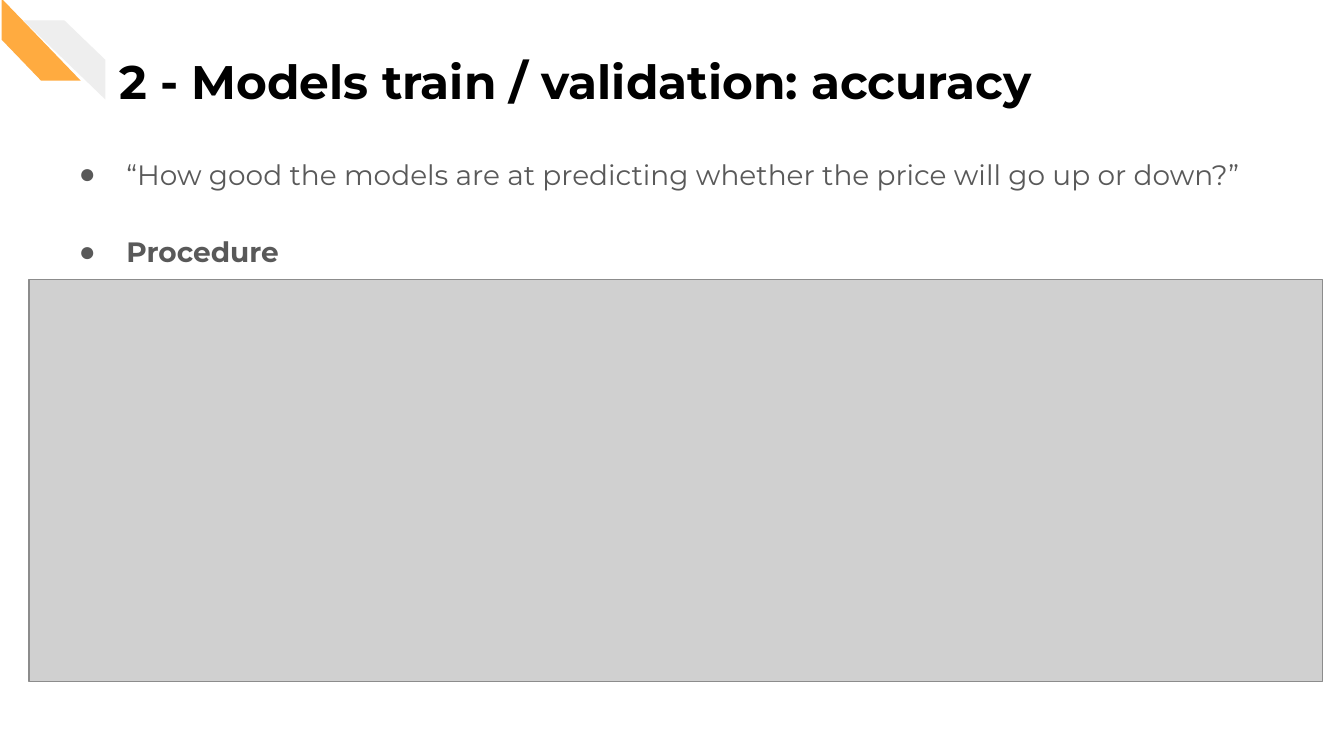
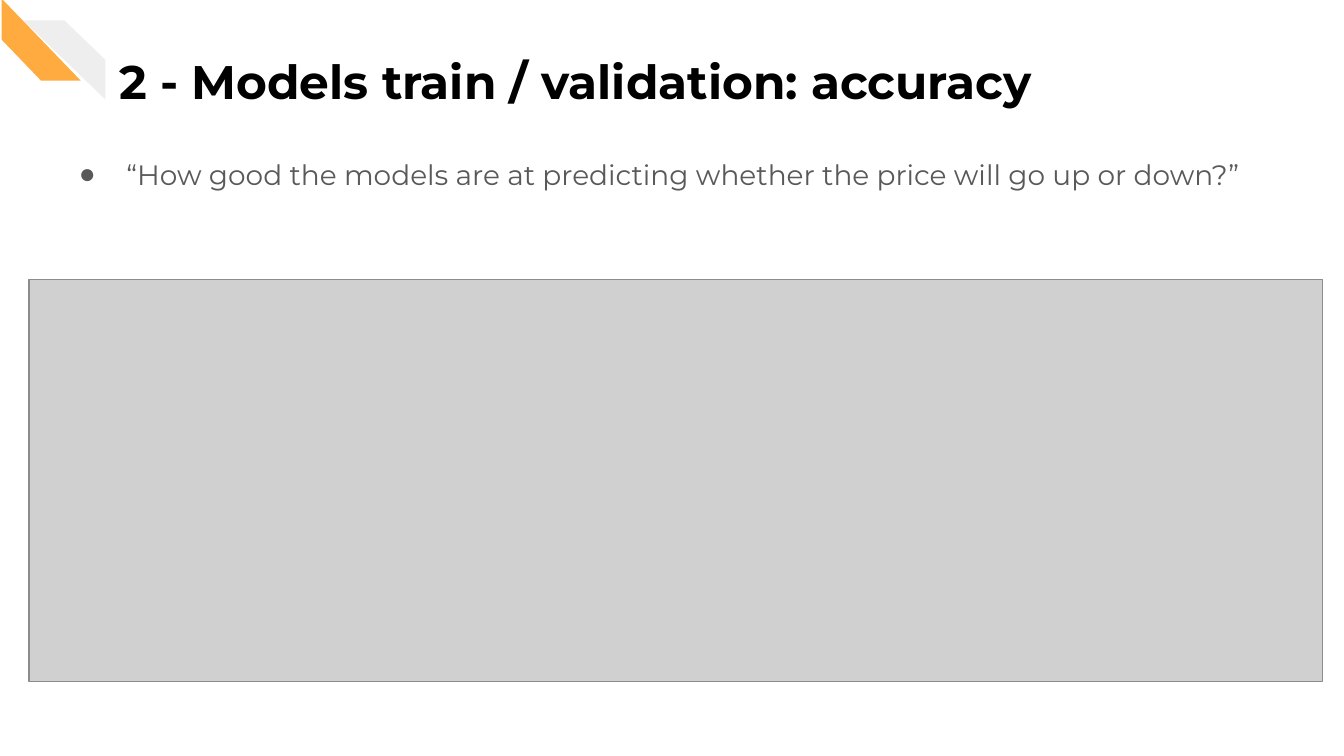
Before and after one commit to CorsiDanilo/bitcoin-price-prediction-with-pyspark, a slide deck: slide 18 of presentation/presentation.pptx. Drawn at 1344x756 pixels with LibreOffice and Linux fonts; fonts in the diff are those of the drawing; grey boxes stand for pictures. Boxes give left, top, right and bottom in pixels: in the first picture for what was removed or moved away, otherwise in the second. Text is boxed around its words. In the diff, an @@ line names an element or a change of style, - is before the commit and + after.

```diff
--- a/presentation/presentation.pptx
+++ b/presentation/presentation.pptx
@@ text at [126,241,278,262]: paragraph removed @@
-● Procedure
```
Also in this commit, not shown: 13 other slides changed, 6 slides added, 3 slides removed.
